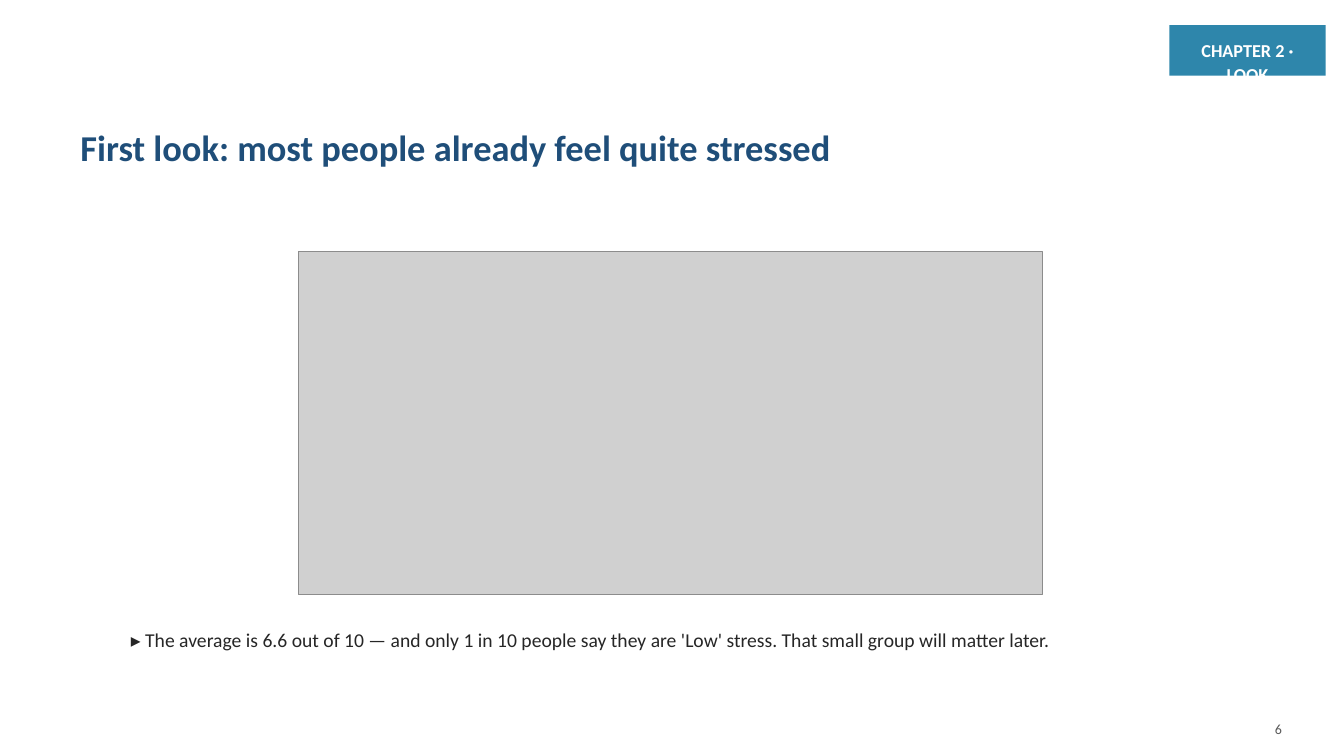
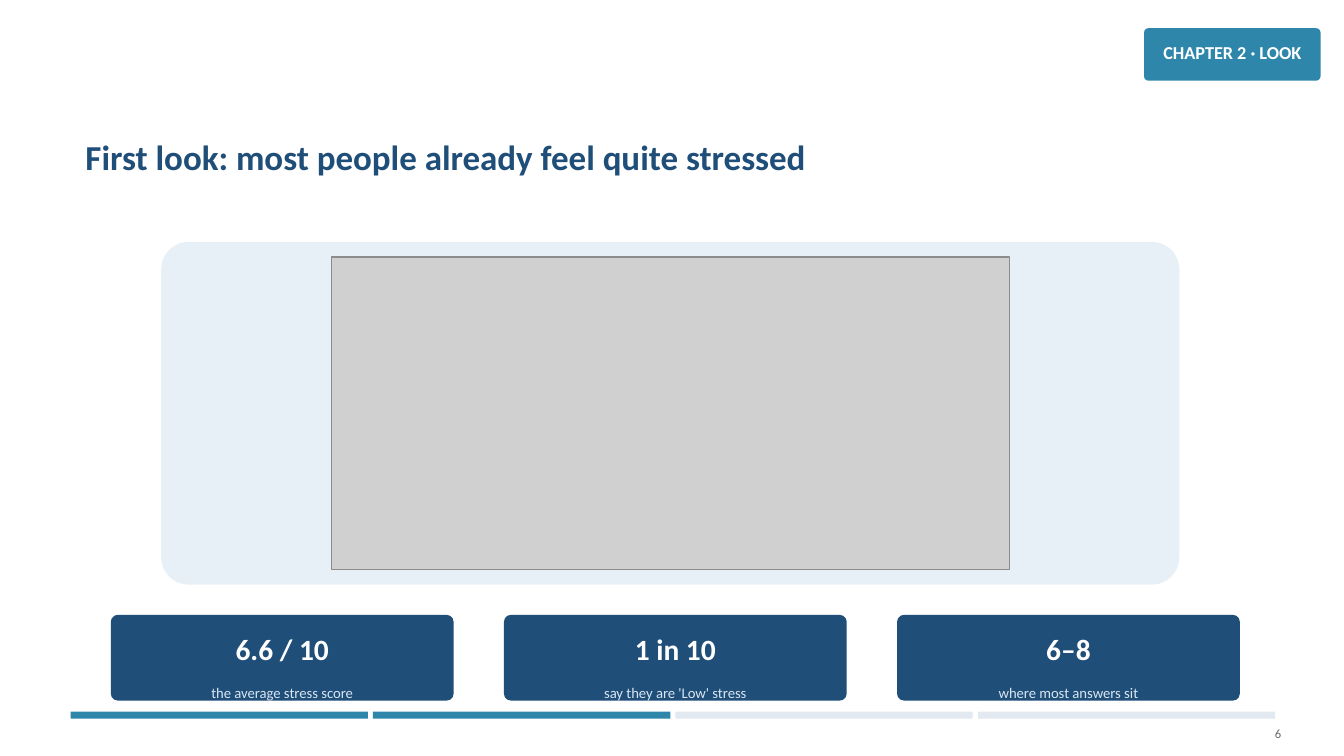
Before and after one commit to jaismine19/social-media-stress-analysis, a slide deck: slide 6 of presentation/Social_Media_Stress_Presentation.pptx. Drawn at 1344x756 pixels with LibreOffice and Linux fonts; fonts in the diff are those of the drawing; grey boxes stand for pictures. Boxes give left, top, right and bottom in pixels: in the first picture for what was removed or moved away, otherwise in the second. Text is boxed around its words. In the diff, an @@ line names an element or a change of style, - is before the commit and + after.

```diff
--- a/presentation/Social_Media_Stress_Presentation.pptx
+++ b/presentation/Social_Media_Stress_Presentation.pptx
@@ rounded rectangle: place and size @@
-rounded rectangle at [1170, 25, 1326, 76]
+rounded rectangle at [1144, 28, 1321, 81]
@@ rounded rectangle at [1144, 28, 1321, 81]: rectangle to rounded rectangle @@
@@ text "CHAPTER 2 · LOOK" rewrapped from [1201, 45, 1284, 76] to [1163, 47, 1301, 59] @@
@@ text "First look: most people already ...": place and size @@
-text "First look: most people already ..." at [80, 135, 830, 167]
+text "First look: most people already ..." at [85, 145, 805, 176]
@@ text "First look: most people already ..." at [85, 145, 805, 176]: size 26 to 25 pt @@
@@ rounded rectangle added at [161, 242, 1180, 585], fill #E8F0F7 @@
@@ picture: place and size @@
-picture at [298, 252, 1043, 595]
+picture at [332, 257, 1010, 570]
@@ rounded rectangle added at [111, 615, 454, 701], fill #1F4E79 @@
@@ rounded rectangle added at [504, 615, 847, 701], fill #1F4E79 @@
@@ rounded rectangle added at [897, 615, 1240, 701], fill #1F4E79 @@
@@ text removed at [145, 633, 1049, 651] @@
-▸ The average is 6.6 out of 10 — and only 1 in 10 people say they are 'Low' stress. That small group will matter later.
@@ text added at [236, 640, 329, 661], 21 pt, text #FFFFFF, bold @@
+6.6 / 10
@@ text added at [635, 639, 716, 660], 21 pt, text #FFFFFF, bold @@
+1 in 10
@@ text added at [1046, 639, 1090, 661], 21 pt, text #FFFFFF, bold @@
+6–8
@@ text added at [211, 688, 353, 703], 10.5 pt, text #D9E6F2 @@
+the average stress score
@@ text added at [604, 688, 746, 703], 10.5 pt, text #D9E6F2 @@
+say they are 'Low' stress
@@ text added at [999, 688, 1138, 703], 10.5 pt, text #D9E6F2 @@
+where most answers sit
@@ rectangle added at [71, 712, 368, 719], fill #2E86AB @@
@@ rectangle added at [373, 712, 670, 719], fill #2E86AB @@
@@ rectangle added at [676, 712, 973, 719], fill #E3E9F0 @@
@@ rectangle added at [978, 712, 1275, 719], fill #E3E9F0 @@
@@ text "6" at [1275, 729, 1281, 738]: size 10 to 9 pt, text colour #595959 to #6B6B6B @@
```
Also in this commit, not shown: 15 other slides changed.
